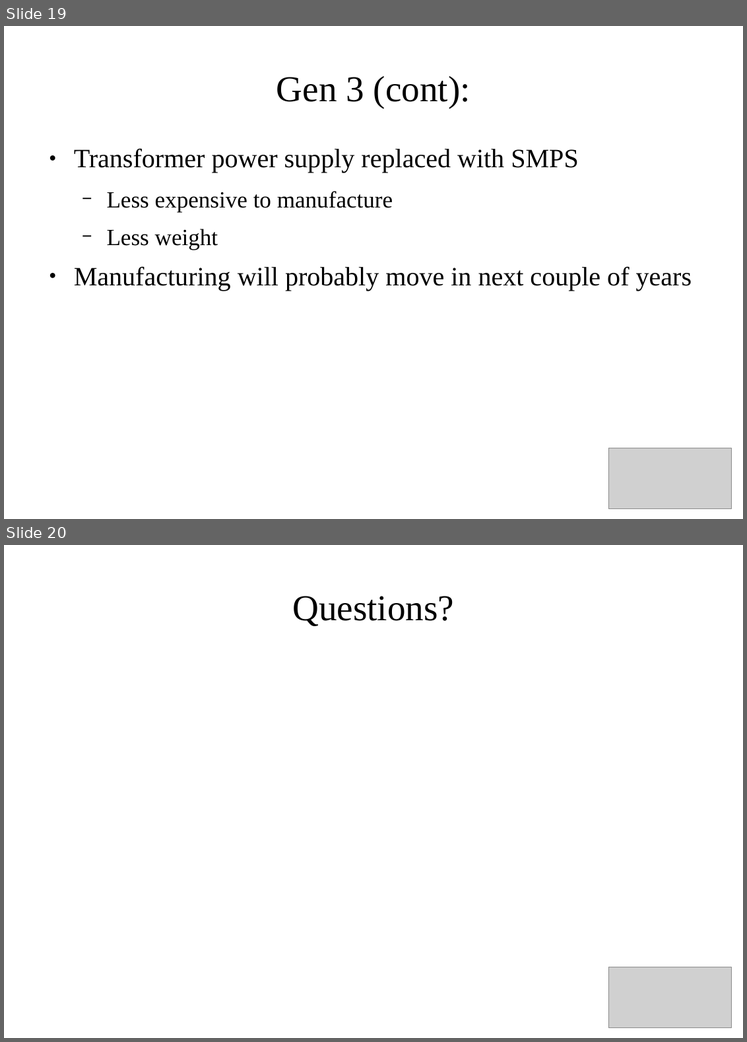
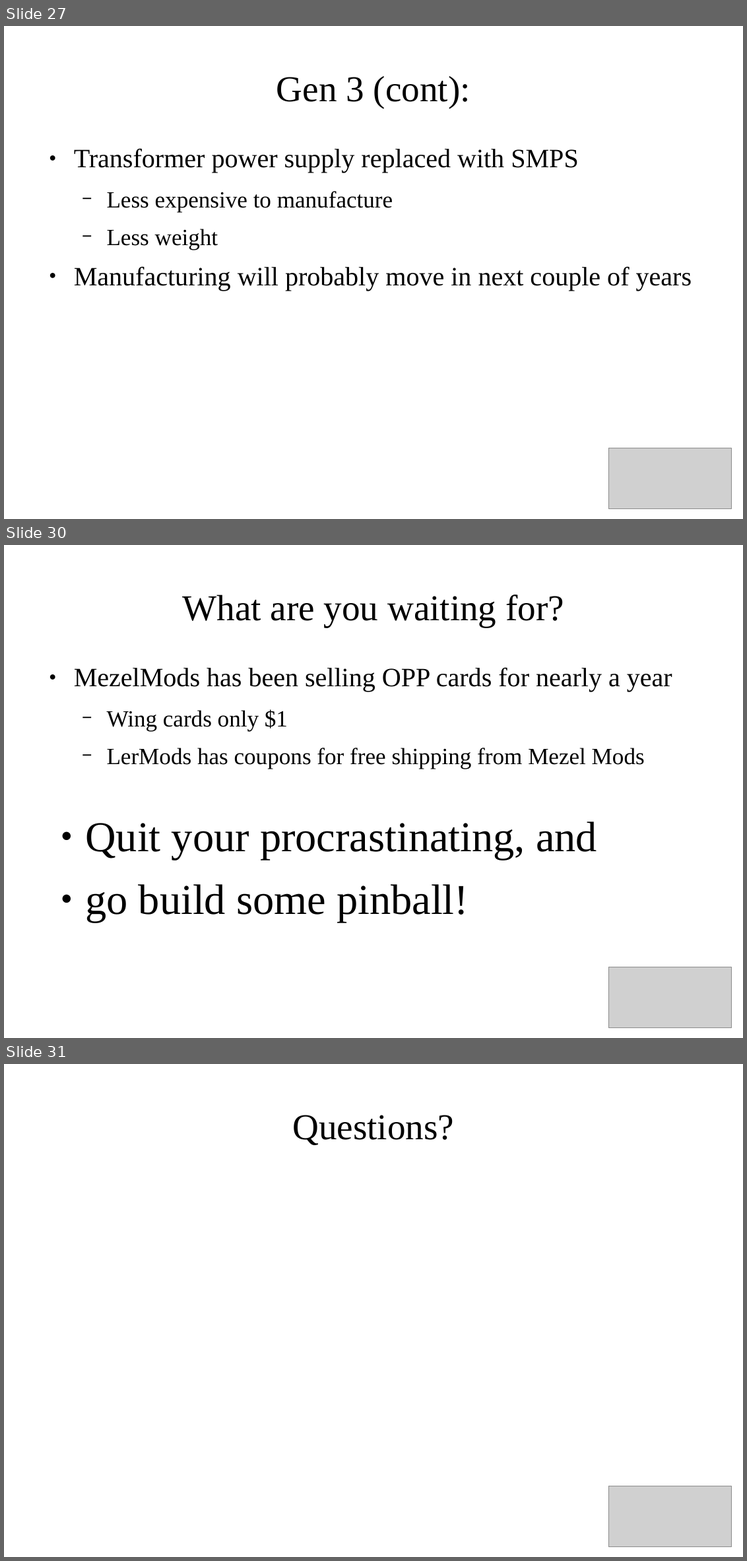
Before and after one commit to krayon/pinball-OPP, a slide deck: Docs/MusingsPresentation.odp. Shown one above the other, each under a label of ours: slides 19 and 20 before the commit, slides 27, 30 and 31 after it; the slides between them are not shown. The pictures are 747x1042 and 747x1561 pixels, drawn with LibreOffice and Linux fonts; fonts in the diff are those of the drawing; grey boxes stand for pictures. Boxes give left, top, right and bottom in pixels: in the first picture for what was removed or moved away, otherwise in the second. Text is boxed around its words. In the diff, an @@ line names an element or a change of style, - is before the commit and + after.

Commit message:
Updated slides for Pintastic 2017 talk.  Added pictures.  Grab the slides, now if interested Todd!

```diff
--- a/Docs/MusingsPresentation.odp
+++ b/Docs/MusingsPresentation.odp
@@ slide 30 added at <box>4,545,743,1038</box>, background #FFFFFF @@
@@ title added at <box>183,595,564,627</box>, 37.7 pt, text #000000 @@
+What are you waiting for?
@@ text added at <box>74,667,673,769</box>, 24 pt, text #000000 @@
+● MezelMods has been selling OPP cards for nearly a year
+  − Wing cards only $1
+  − LerMods has coupons for free shipping from Mezel Mods
@@ text added at <box>85,822,597,923</box>, 44 pt, text #000000 @@
+● Quit your procrastinating, and
+● go build some pinball!
@@ picture added at <box>609,967,731,1028</box> @@
@@ what was slide 19 is now slide 27 @@
@@ what was slide 20 is now slide 31 @@
```
Also in this commit, not shown: 10 other slides added, 1 other file.
